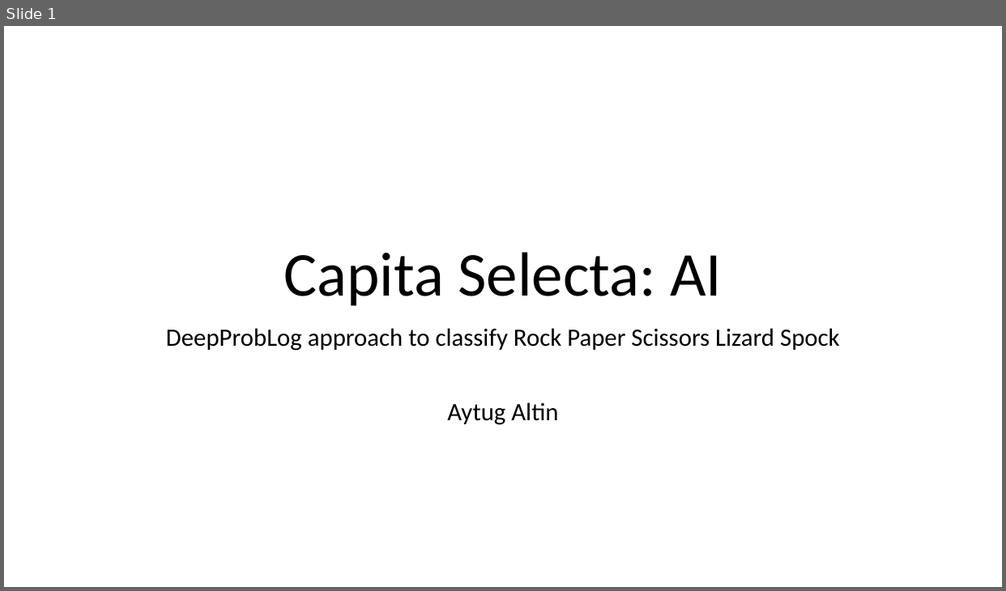
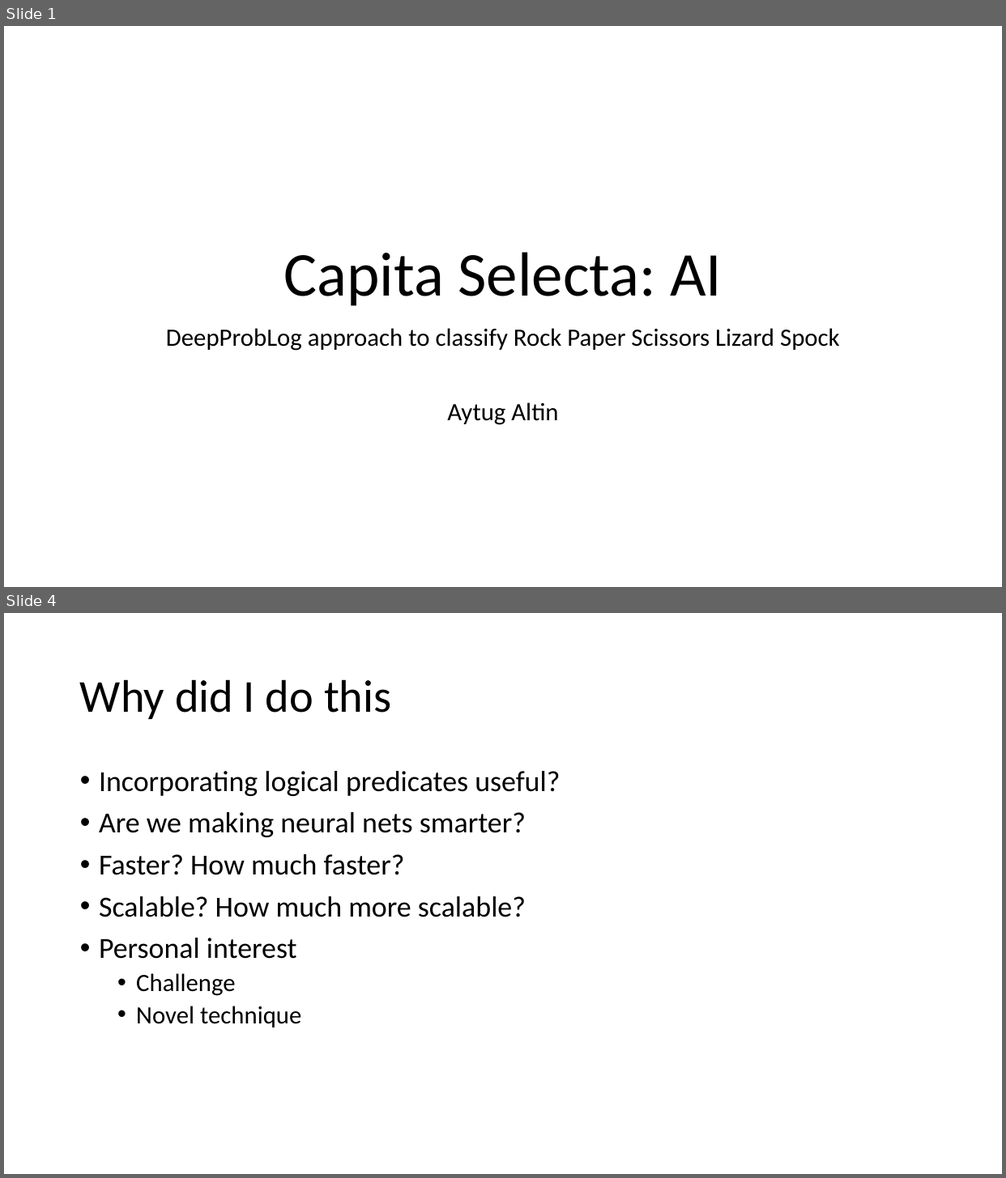
Before and after one commit to AytugAltin/ProblogRPSLS, a slide deck: Capita Selecta.pptx. Shown one above the other, each under a label of ours: slide 1 before the commit, slides 1 and 4 after it; the slides between them are not shown. The pictures are 1006x591 and 1006x1178 pixels, drawn with LibreOffice and Linux fonts; fonts in the diff are those of the drawing. Boxes give left, top, right and bottom in pixels: in the first picture for what was removed or moved away, otherwise in the second. Text is boxed around its words. In the diff, an @@ line names an element or a change of style, - is before the commit and + after.

```diff
--- a/Capita Selecta.pptx
+++ b/Capita Selecta.pptx
@@ slide 4 added at (4, 613, 1002, 1174), background #FFFFFF @@
@@ title added at (80, 679, 392, 719), 44 pt, text #000000 @@
+Why did I do this
@@ text added at (99, 771, 560, 1028), 28 pt, text #000000 @@
+• Incorporating logical predicates useful?
+• Are we making neural nets smarter?
+• Faster? How much faster?
+• Scalable? How much more scalable?
+• Personal interest
+  • Challenge
+  • Novel technique
```
Also in this commit, not shown: 13 other slides added, 1 slide removed, 4 other files.
